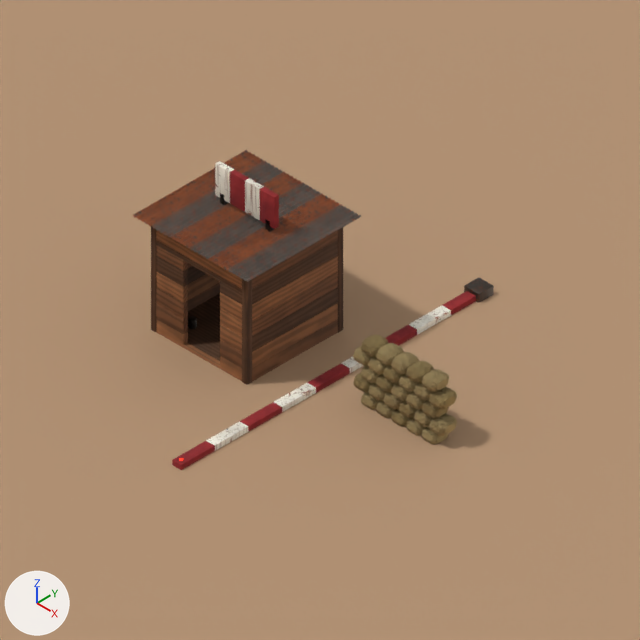
One commit to the Blender file tools/blender/hd/world/props_world_checkpoint.blend: the scene before it, then after it.
Rendered twice from the file's camera 'IsoCam'. Every picture has the same lights, and +X, +Y and +Z are marked at lower left. The older version comes first.

Names of what the first picture shows: 'Cloth', 'Detail', 'Ground', 'Shell_Scrap', 'Shell_Wood', 'Wood' and 1 more.
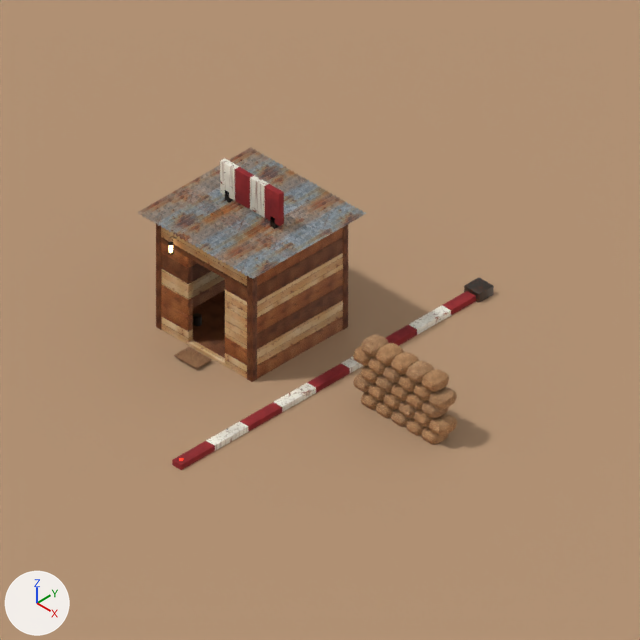
ob_guardhut0 is not drawn itself; it is the parent of ob_shell_wood, ob_glass, ob_shell_scrap, ob_detail.

Diff of the bpy script that builds the scene:
```diff
--- a/tools/blender/hd/world/props_world_checkpoint.blend.py
+++ b/tools/blender/hd/world/props_world_checkpoint.blend.py
@@ mat_texwooddark_y @@
+mat_texwooddark_y = bpy.data.materials.new('TexWoodDark_Y')
+# uses the picture img_oak_n_png
+# uses the picture img_oak_png
@@ mat_texdoormat @@
+mat_texdoormat = bpy.data.materials.new('TexDoormat')
+# uses the picture img_doormat_n_png
+# uses the picture img_doormat_png
@@ mat_chrome @@
+mat_chrome = bpy.data.materials.new('Chrome')
+# nodes: BsdfPrincipled, Bump, MapRange, Mapping, Math, Mix, OutputMaterial, RGBToBW, SeparateXYZ, TexCoord, TexNoise, ValToRGB
+# colours: grey #aaadb4, grey #aeb1b8, light grey #b4b7bf, black #000000, white #ffffff, brown #5e2c15, brown #a4582a, white #ededed
@@ mat_texenamel @@
+mat_texenamel = bpy.data.materials.new('TexEnamel')
+# uses the picture img_enamel_png
@@ mat_paper @@
+mat_paper = bpy.data.materials.new('Paper')
+# nodes: BsdfPrincipled, Bump, Mapping, Math, Mix, OutputMaterial, SeparateXYZ, TexCoord, TexNoise, ValToRGB
+# colours: light grey #e3dfd2, white #eeeadc, white #fefaeb, black #000000, white #ededed, brown #b8946c
@@ mat_texwood_x @@
+mat_texwood_x = bpy.data.materials.new('TexWood_X')
+# uses the picture img_oak_n_png
+# uses the picture img_oak_png
@@ mat_blackpaint @@
+mat_blackpaint = bpy.data.materials.new('BlackPaint')
+# nodes: BsdfPrincipled, Bump, Mapping, Math, Mix, OutputMaterial, SeparateXYZ, TexCoord, TexNoise, ValToRGB
+# colours: black #201e23, black #232127, black #28252c, black #000000, white #ffffff, dark grey #4f4842, white #ededed, brown #b8946c
@@ mat_textinsheet @@
+mat_textinsheet = bpy.data.materials.new('TexTinSheet')
+# colours: brown #b8956f
+# uses the picture img_tin_flat_rust_n_png
+# uses the picture img_tin_flat_rust_png
@@ mat_textinrust @@
+mat_textinrust = bpy.data.materials.new('TexTinRust')
+# colours: brown #b8956f
+# uses the picture img_tin_flat_rust_n_png
+# uses the picture img_tin_flat_rust_png
@@ mat_texwoodlight_x @@
+mat_texwoodlight_x = bpy.data.materials.new('TexWoodLight_X')
+# uses the picture img_pine_raw_n_png
+# uses the picture img_pine_raw_png
@@ mat_texwooddark_z @@
+mat_texwooddark_z = bpy.data.materials.new('TexWoodDark_Z')
+# uses the picture img_oak_n_png
+# uses the picture img_oak_png
@@ mat_texwoodlight_z @@
+mat_texwoodlight_z = bpy.data.materials.new('TexWoodLight_Z')
+# uses the picture img_pine_raw_n_png
+# uses the picture img_pine_raw_png
@@ mat_texwood_z @@
+mat_texwood_z = bpy.data.materials.new('TexWood_Z')
+# uses the picture img_oak_n_png
+# uses the picture img_oak_png
@@ mat_texwooddark_x @@
+mat_texwooddark_x = bpy.data.materials.new('TexWoodDark_X')
+# uses the picture img_oak_n_png
+# uses the picture img_oak_png
@@ me_shell_wood @@
 me_shell_wood.from_pydata(...)  # 2352 vertices, 2268 faces; spans x -1.27..1.27, y -1.27..1.27, z -0.06..2.46
 # used by ob_shell_wood; parent = ob_guardhut0; location = (0.0, 0.0, 0.0)
+# me_shell_wood part 1: all 486 faces that had it switch from mat_woodlight_x to mat_texwoodlight_x
+# me_shell_wood part 2: all 432 faces that had it switch from mat_wooddark_x to mat_texwooddark_x
+# me_shell_wood part 3: all 378 faces that had it switch from mat_wood_x to mat_texwood_x
+# me_shell_wood part 4: all 324 faces that had it switch from mat_wood_z to mat_texwood_z
+# me_shell_wood part 5: all 216 faces that had it switch from mat_woodlight_z to mat_texwoodlight_z
+# me_shell_wood part 6: all 216 faces that had it switch from mat_wooddark_z to mat_texwooddark_z
+# me_shell_wood part 7: all 216 faces that had it switch from mat_wooddark_y to mat_texwooddark_y
@@ me_shell_scrap @@
 me_shell_scrap.from_pydata(...)  # 528 vertices, 276 faces; spans x -1.51..1.51, y -1.5..1.5, z 2.56..2.6
 # used by ob_shell_scrap; parent = ob_guardhut0; location = (0.0, 0.0, 0.0)
+# me_shell_scrap part 8: all 138 faces that had it switch from mat_tinsheet to mat_textinsheet
+# me_shell_scrap part 9: all 138 faces that had it switch from mat_tinrust to mat_textinrust
@@ me_detail @@
 # used by ob_detail; parent = ob_guardhut0; location = (0.0, 0.0, 0.0)
-me_detail.from_pydata(...)  # 476 vertices, 450 faces; spans x -1.02..1.02, y -0.8..1.08, z 0.06..3.42
+me_detail.from_pydata(...)  # 1391 vertices, 1313 faces; spans x -1.02..1.13, y -1.76..1.08, z 0.06..3.42
+# me_detail part 10: the loose piece of 56 vertices spanning x -1.02..1.02, y 0.84..1.08, z 1.32..1.36 is copied, and the copy is scaled about its middle by (0.293, 1.7, 0.41), then moved by (0.0, -2.52, -1.27), in mat_texdoormat; it spans x -0.3..0.3, y -1.76..-1.36, z 0.06..0.08
+# me_detail part 11: 423 vertices added at x -0.78..-0.66, y -1.48..-1.26, z 2.03..2.41
+# me_detail part 12: 449 kept faces spanning x -1.02..1.02, y -0.8..1.08, z 0.06..3.42 get new texture (UV) coordinates
+# other edits to the shape of me_detail do not show in these pictures
 me_detail.materials.append(mat_clothred)
@@ me_detail @@
 me_detail.materials.append(mat_steeldark)
-me_detail.materials.append(mat_wood_x)
+me_detail.materials.append(mat_texwood_x)
+me_detail.materials.append(mat_blackpaint)
+me_detail.materials.append(mat_texenamel)
+me_detail.materials.append(mat_chrome)
+me_detail.materials.append(mat_texwooddark_y)
+me_detail.materials.append(mat_paper)
+me_detail.materials.append(mat_texdoormat)
@@ ob_guardhut0 @@
 ob_guardhut0 = bpy.data.objects.new('GuardHut0', None)
-ob_guardhut0.location = (-1.92, 4.095, 0.0)
+ob_guardhut0.location = (-1.92, 4.225, 0.0)
```

Where the change shows, as pixel boxes (x1, y1, x2, y2) in the pictures (640 x 640 px):
'Shell_Wood', recoloured, moved (lighter)
    before: (151, 226, 343, 385)
    after: (156, 223, 348, 382)
'Shell_Scrap', recoloured, moved (lighter)
    before: (133, 150, 361, 282)
    after: (138, 147, 366, 279)
'Detail', reshaped, moved (27% wider, 25% taller)
    before: (188, 161, 279, 329)
    after: (168, 158, 284, 369)
'Lamp', now drawn
    after: (168, 245, 173, 253)
part 1 of me_shell_wood, recoloured
    both: (161, 233, 242, 376)
part 2 of me_shell_wood, recoloured
    both: (161, 259, 242, 355)
part 3 of me_shell_wood, recoloured
    both: (161, 248, 242, 362)
part 4 of me_shell_wood, recoloured
    both: (193, 230, 338, 379)
part 5 of me_shell_wood, recoloured (lighter)
    both: (193, 256, 338, 365)
part 6 of me_shell_wood, recoloured
    both: (193, 240, 338, 349)
part 7 of me_shell_wood, recoloured
    both: (156, 280, 252, 382)
part 8 of me_shell_scrap, recoloured (lighter)
    both: (157, 161, 361, 279)
part 9 of me_shell_scrap, recoloured (lighter)
    both: (138, 150, 342, 268)
part 10 of me_detail, added (brown)
    after: (174, 347, 212, 369)
part 11 of me_detail, added
    after: (168, 236, 177, 254)
part 12 of me_detail, surface changed
    both: (193, 162, 279, 326)
